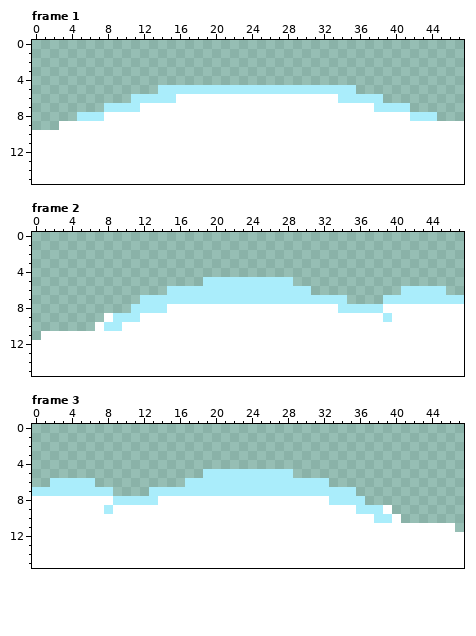
Pixel-art file: art/sprites/groundsnow.aseprite. The picture above was drawn from the file before the commit.
48x16 pixels, 3 frames. Shown: frame 1, frame 2, frame 3.
The same view after the edit:
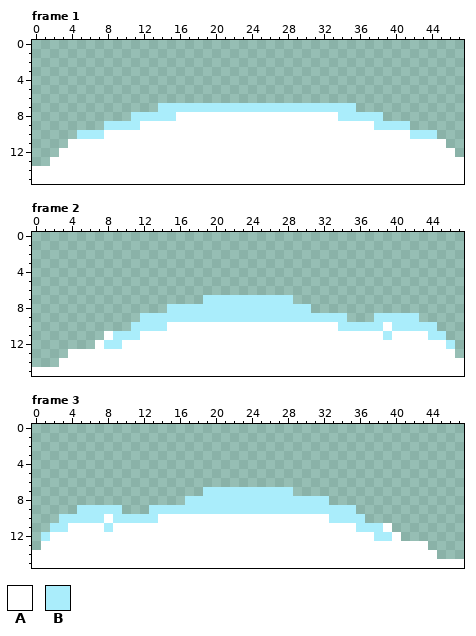
Palette (. is transparent): A #ffffff  B #aaedfb
The exact change:
Frame 1:
Colour A gives way to colour B in row 7 at x 14 to 35; in row 8 at x 11 to 15 and 34 to 38; in row 9 at x 8 to 11 and 38 to 41; in row 10 at x 5 to 7 and 42 to 44.
The author cleared colour A in row 6 at x 16 to 33; in row 7 at x 12 to 13 and 36 to 37; in row 8 at x 8 to 10 and 39 to 41; in row 9 at x 3 to 7 and 42 to 47; in row 10 at x 0 to 4 and 45 to 47; in row 11 at x 0 to 3 and 46 to 47.
The author cleared colour A in row 12 at x 0 to 2 and 47; in row 13 at x 0 to 1.
The author cleared colour B in row 5 at x 14 to 35; in row 6 at x 11 to 15 and 34 to 38; in row 7 at x 8 to 11 and 38 to 41; in row 8 at x 5 to 7 and 42 to 44.
Frame 2:
Colour A gives way to colour B in row 8 at x 15 to 30; in row 9 at x 12 to 34, 38 and 40 to 42; in row 10 at x 11 to 14, 34 to 38 and 40 to 44; in row 11 at x 9 to 11, 39 and 44 to 45; in row 12 at x 8 to 9 and 46.
The author cleared colour A in row 8 at x 31 to 33 and 39 to 47; in row 9 at x 8, 35 to 37 and 43 to 47; in row 10 at x 7, 10 and 45 to 47; in row 11 at x 1 to 7 and 46 to 47; in row 12 at x 0 to 6 and 47; in row 13 at x 0 to 3 and 47.
The author cleared colour A in row 14 at x 0 to 2.
The author cleared colour B in row 5 at x 19 to 28; in row 6 at x 15 to 30 and 41 to 45; in row 7 at x 12 to 18, 29 to 34 and 39 to 47; in row 8 at x 11 to 14 and 34 to 38; in row 9 at x 9 to 11; in row 10 at x 8 to 9.
Frame 3:
Colour A gives way to colour B in row 8 at x 17 to 32; in row 9 at x 5 to 7, 9 and 13 to 35; in row 10 at x 3 to 7, 9 to 13 and 33 to 36; in row 11 at x 2 to 3, 8 and 36 to 38; in row 12 at x 1 and 38 to 39.
The author cleared colour A in row 8 at x 0 to 8 and 14 to 16; in row 9 at x 0 to 4, 10 to 12 and 39; in row 10 at x 0 to 2, 37 and 40; in row 11 at x 0 to 1 and 40 to 46; in row 12 at x 0 and 41 to 47; in row 13 at x 0 and 44 to 47.
The author cleared colour A in row 14 at x 45 to 47.
The author cleared colour B in row 5 at x 19 to 28; in row 6 at x 2 to 6 and 17 to 32; in row 7 at x 0 to 8, 13 to 18 and 29 to 35; in row 8 at x 9 to 13 and 33 to 36; in row 9 at x 36 to 38; in row 10 at x 38 to 39.
